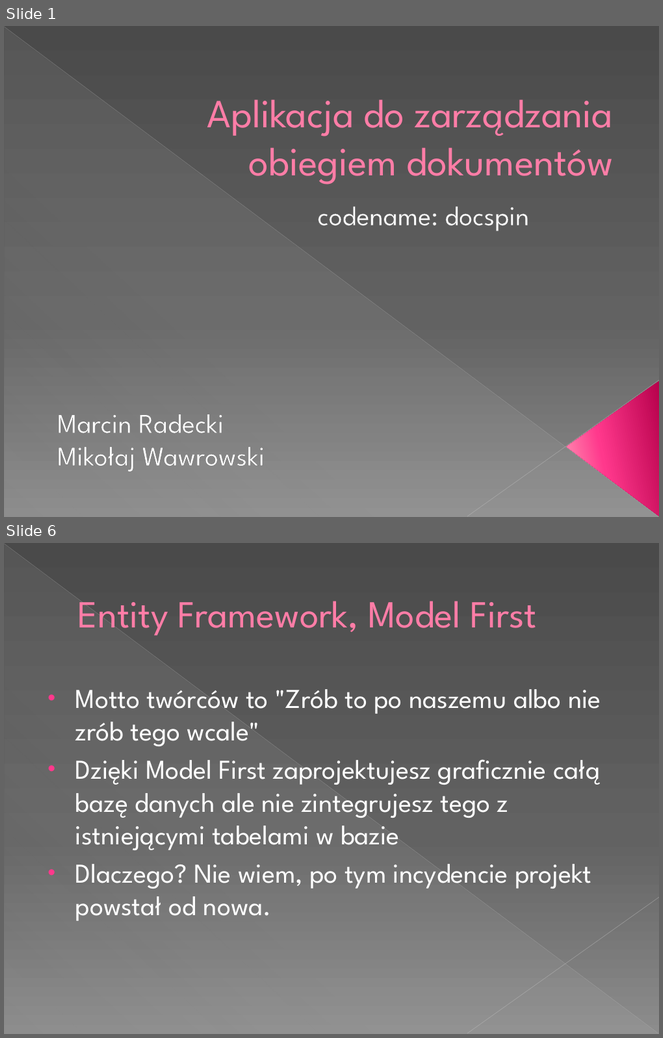
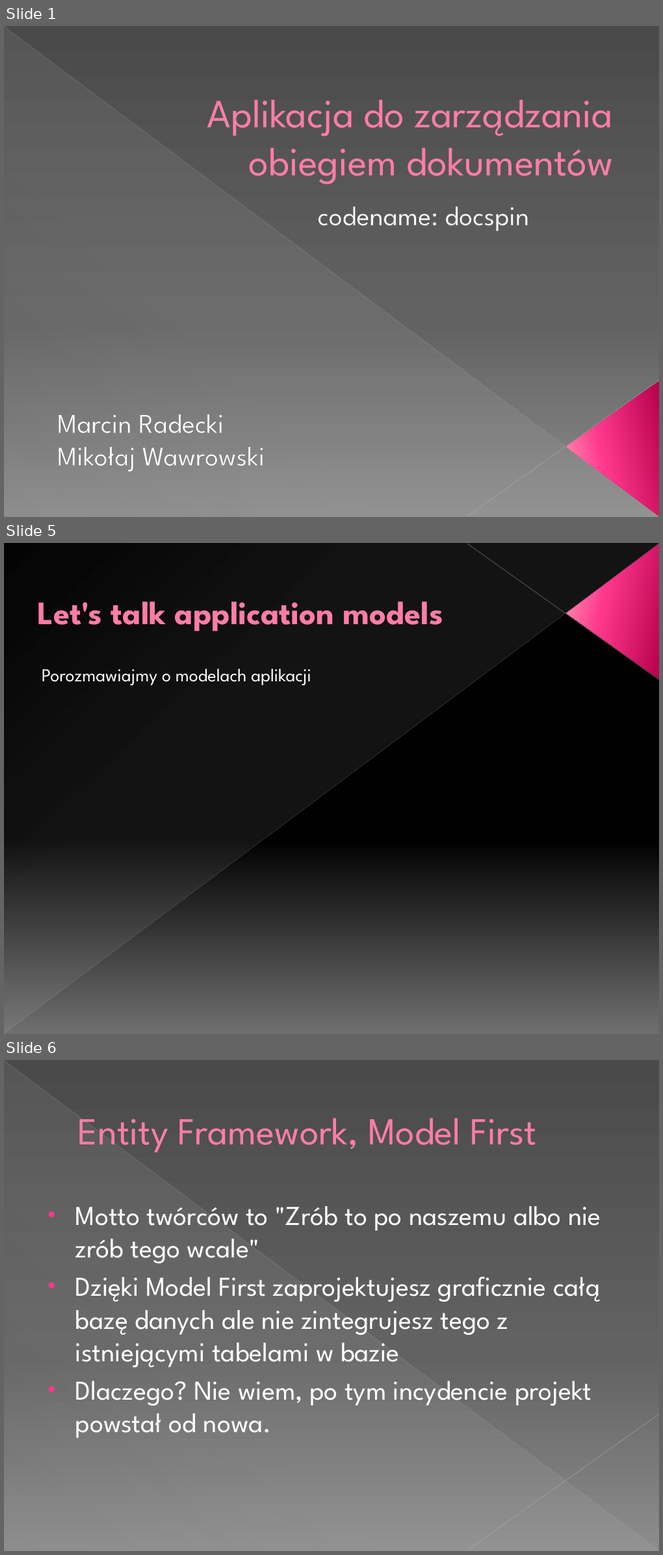
Before and after one commit to tMaxx/docspin, a slide deck: prez/112 Aplikacja do zarządzania obiegiem dokumentów.pptx. Shown one above the other, each under a label of ours: slides 1 and 6 before the commit, slides 1, 5 and 6 after it; the slides between them are not shown. The pictures are 663x1038 and 663x1555 pixels, drawn with LibreOffice and Linux fonts; fonts in the diff are those of the drawing. Boxes give left, top, right and bottom in pixels: in the first picture for what was removed or moved away, otherwise in the second. Text is boxed around its words. In the diff, an @@ line names an element or a change of style, - is before the commit and + after.

```diff
--- a/prez/112 Aplikacja do zarządzania obiegiem dokumentów.pptx
+++ b/prez/112 Aplikacja do zarządzania obiegiem dokumentów.pptx
@@ slide 5 added at bbox=[4, 543, 659, 1034], background gradient #000000 to #707070 @@
@@ line added from (4, 1034) to (659, 544), #BFBFBF 0.39 pt @@
@@ right triangle added at bbox=[5, 544, 659, 1034], fill gradient #D2D2D2 @@
@@ line added from (659, 680) to (467, 544), #C6C6C6 0.47 pt @@
@@ triangle added at bbox=[566, 544, 659, 679], fill gradient #B8014E to #FF388C to #FF9CB9 @@
@@ title added at bbox=[38, 601, 443, 631], 36 pt, text #FF7DA7, bold @@
+Let's talk application models
@@ text added at bbox=[42, 668, 311, 685], 20 pt, text #FFFFFF @@
+Porozmawiajmy o modelach aplikacji
```
Also in this commit, not shown: 6 slides changed, 2 other slides added, 2 other files.
